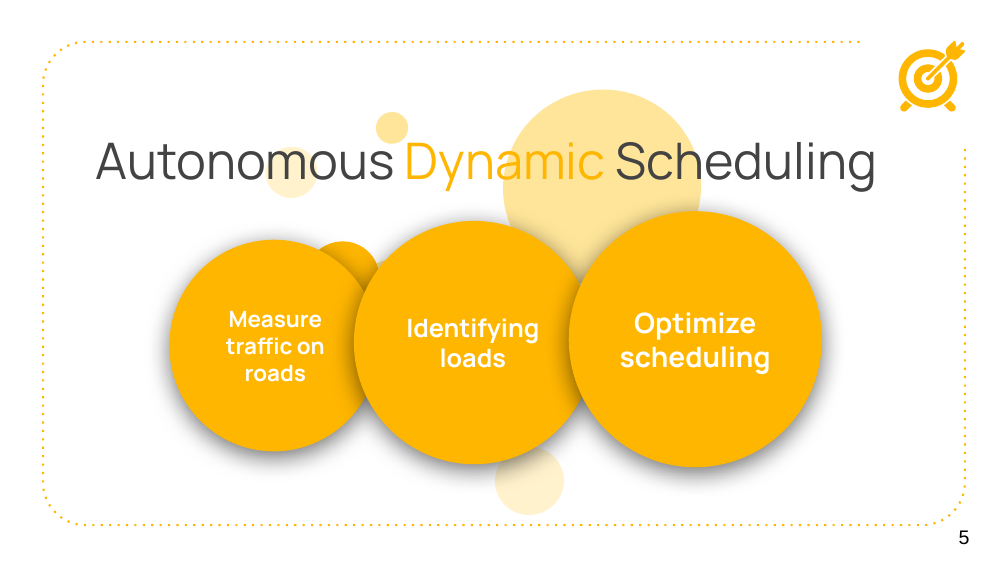
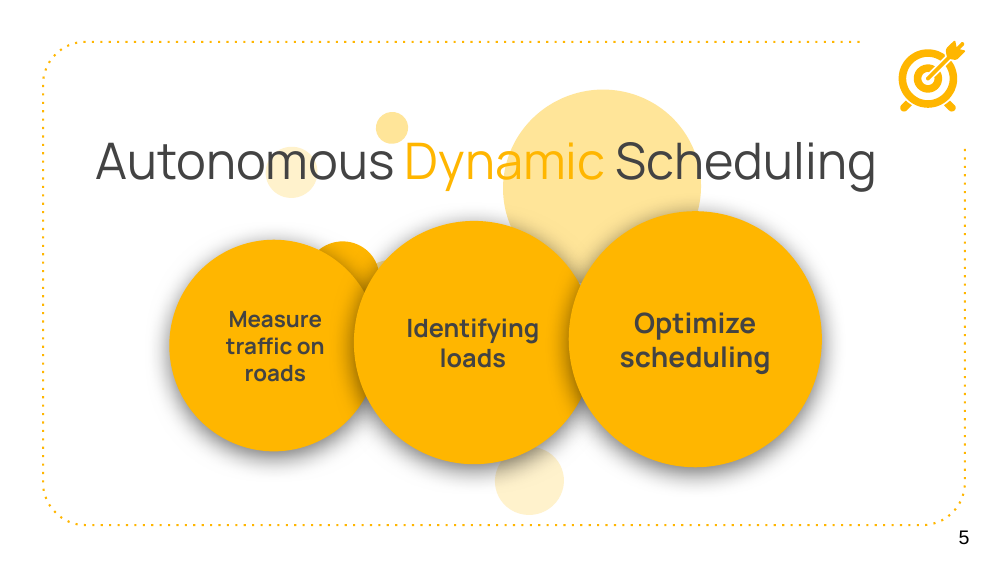
Before and after one commit to M20190649/SummitBTW, a slide deck: slide 5 of materials/endOfSemseter.pptx. Drawn at 1008x567 pixels with LibreOffice and Linux fonts; fonts in the diff are those of the drawing. Boxes give left, top, right and bottom in pixels: in the first picture for what was removed or moved away, otherwise in the second. Text is boxed around its words. In the diff, an @@ line names an element or a change of style, - is before the commit and + after.

Commit message:
Design Update #125

```diff
--- a/materials/endOfSemseter.pptx
+++ b/materials/endOfSemseter.pptx
@@ text colour #FFFFFF to #434343 in 3 elements at (226, 311, 325, 382), (406, 318, 539, 368), (620, 312, 771, 374) @@
```
Also in this commit, not shown: 1 other slide changed, 1 slide removed.
